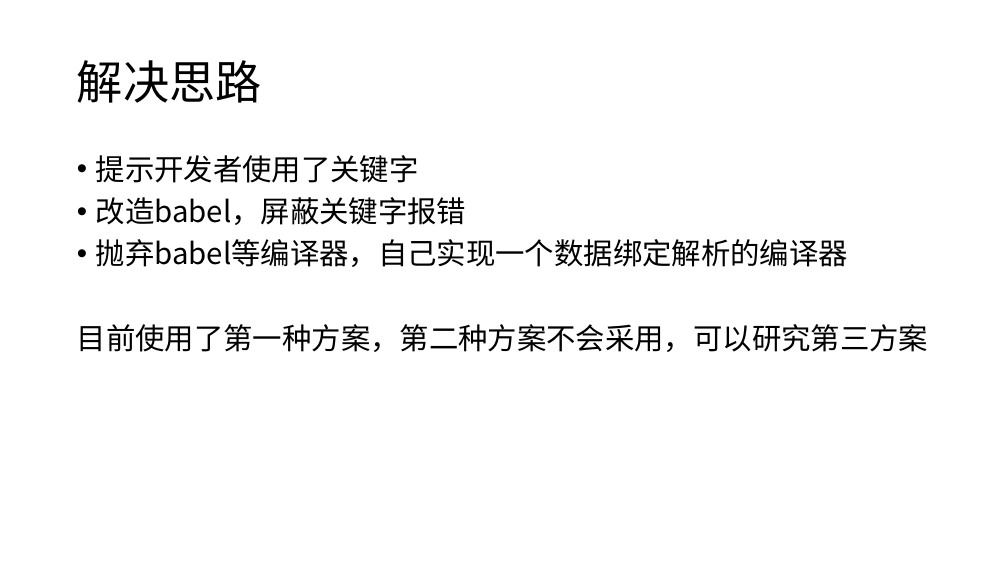
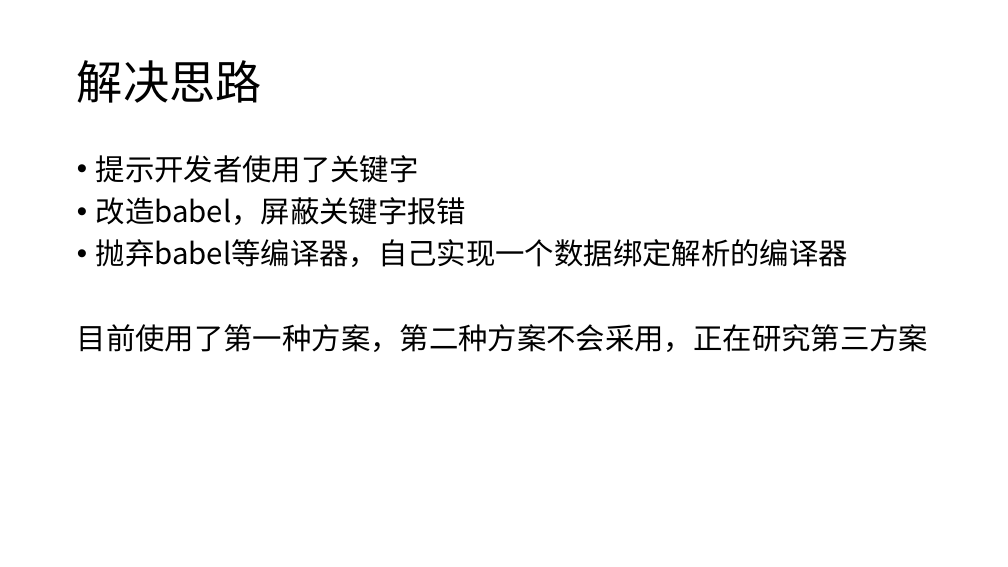
Before and after one commit to caijw/ASimpleCompiler, a slide deck: slide 4 of doc/talk.pptx. Drawn at 1008x567 pixels with LibreOffice and Linux fonts; fonts in the diff are those of the drawing. Boxes give left, top, right and bottom in pixels: in the first picture for what was removed or moved away, otherwise in the second. Text is boxed around its words. In the diff, an @@ line names an element or a change of style, - is before the commit and + after.

```diff
--- a/doc/talk.pptx
+++ b/doc/talk.pptx
@@ text at bbox=[77, 324, 928, 352]: text changed @@
-目前使用了第一种方案，第二种方案不会采用，可以研究第三方案
+目前使用了第一种方案，第二种方案不会采用，正在研究第三方案
```
Also in this commit, not shown: 1 other file.
